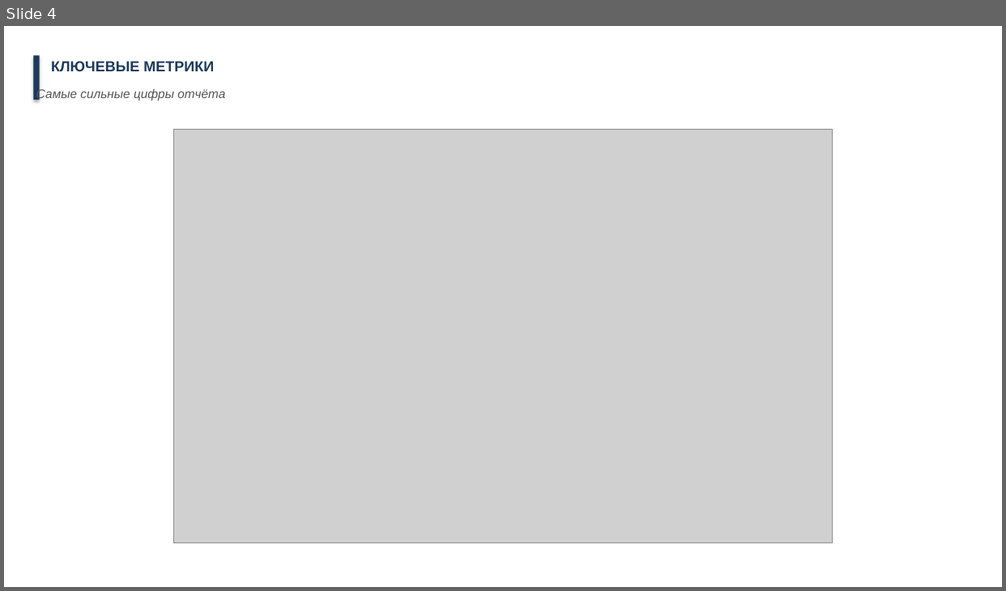
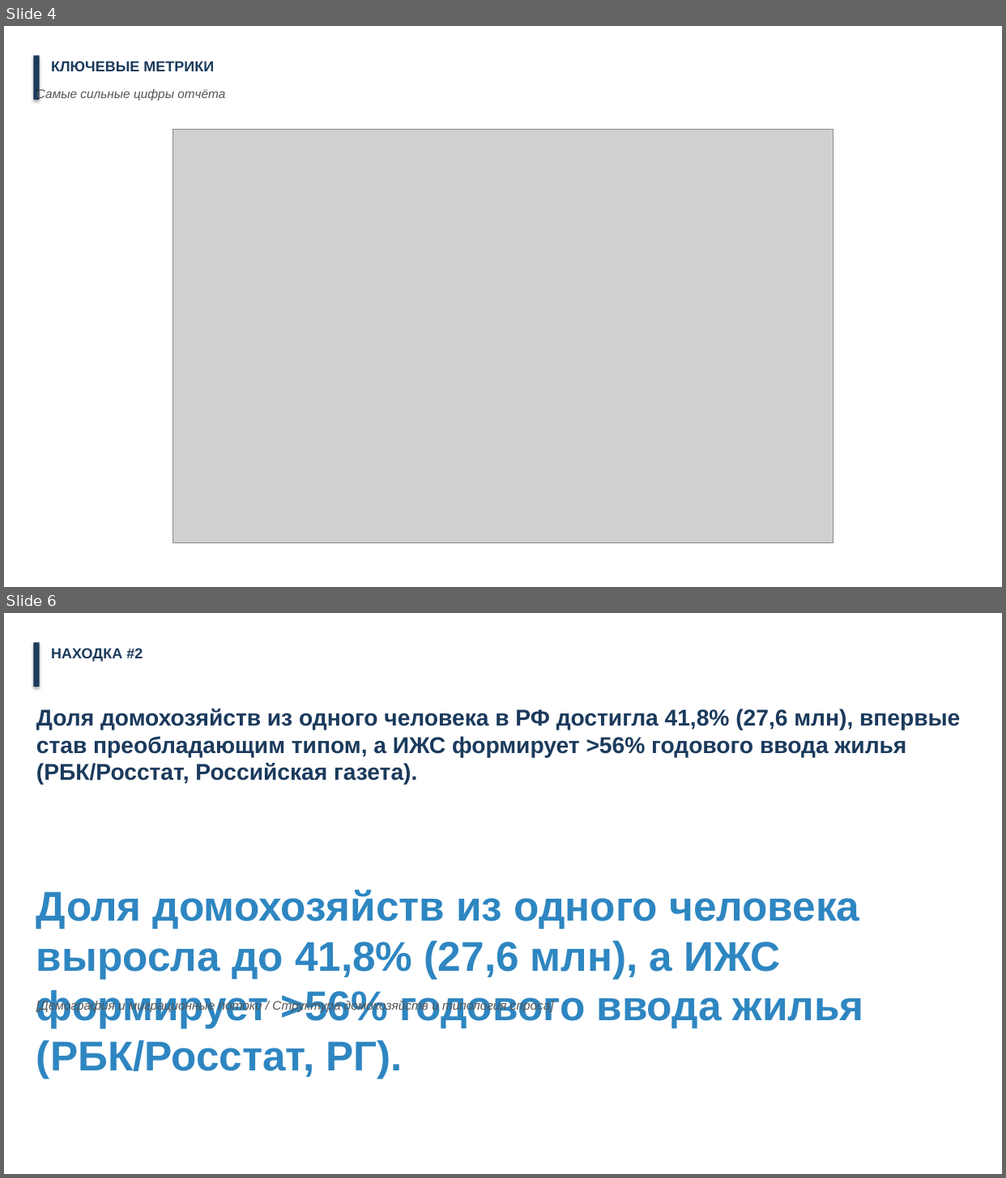
Before and after one commit to druzhkin/smart-report, a slide deck: reports/20260415-world-trends-housing.pptx. Shown one above the other, each under a label of ours: slide 4 before the commit, slides 4 and 6 after it; the slides between them are not shown. The pictures are 1006x591 and 1006x1178 pixels, drawn with LibreOffice and Linux fonts; fonts in the diff are those of the drawing; grey boxes stand for pictures. Boxes give left, top, right and bottom in pixels: in the first picture for what was removed or moved away, otherwise in the second. Text is boxed around its words. In the diff, an @@ line names an element or a change of style, - is before the commit and + after.

```diff
--- a/reports/20260415-world-trends-housing.pptx
+++ b/reports/20260415-world-trends-housing.pptx
@@ slide 6 added at bbox=[4, 613, 1002, 1174], background #FFFFFF @@
@@ rectangle added at bbox=[33, 642, 39, 687], fill #1B3A5C @@
@@ text added at bbox=[51, 648, 143, 662], 14 pt, text #1B3A5C, bold @@
+НАХОДКА #2
@@ text added at bbox=[36, 709, 960, 785], 22 pt, text #1B3A5C, bold @@
+Доля домохозяйств из одного человека в РФ достигла 41,8% (27,6 млн), впервые став преобладающим типом, а ИЖС формирует >56% годового ввода жилья (РБК/Росстат, Российская газета).
@@ text added at bbox=[36, 889, 864, 1079], 40 pt, text #2E86C1, bold @@
+Доля домохозяйств из одного человека выросла до 41,8% (27,6 млн), а ИЖС формирует >56% годового ввода жилья (РБК/Росстат, РГ).
@@ text added at bbox=[36, 999, 554, 1012], 12 pt, text #555555, italic @@
+[Демография и миграционные потоки / Структура домохозяйств и типология спроса]
```
Also in this commit, not shown: 3 slides changed, 8 other slides added, 1 slide removed, 9 other files.
